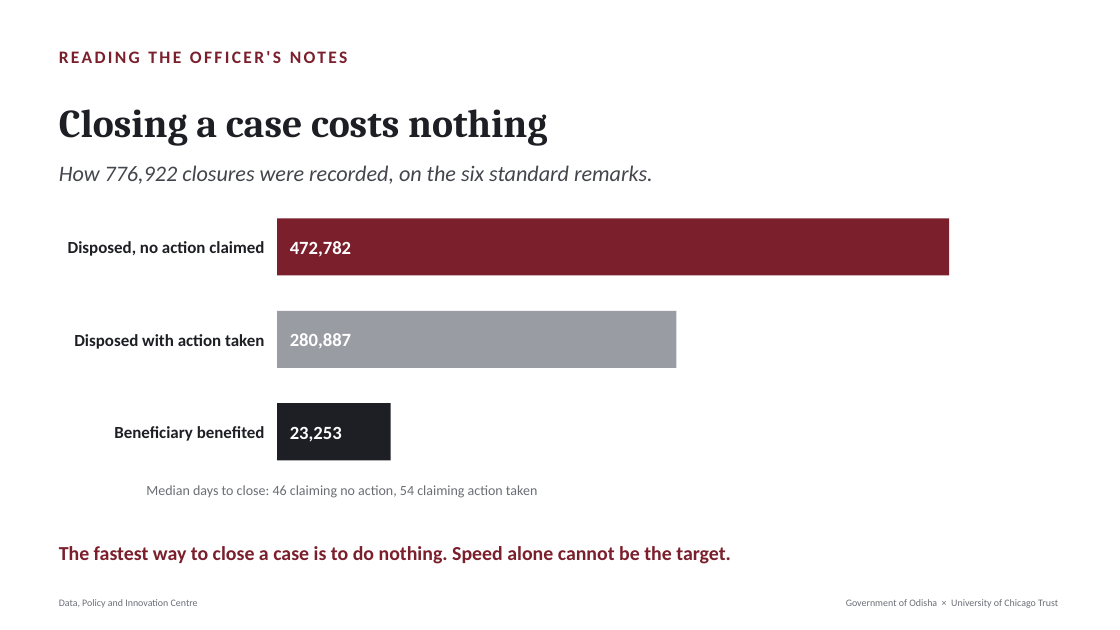
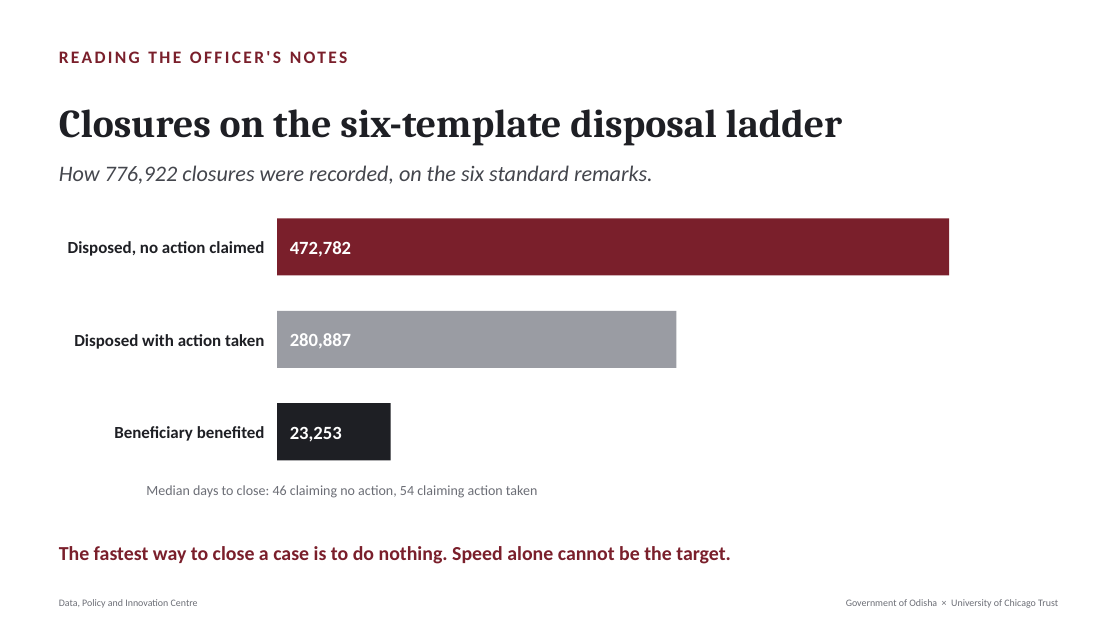
Before and after one commit to Data-Policy-and-Innovation-Centre/janasunani, a slide deck: slide 6 of docs/presentations/2026-08-24-timing-quality/Janasunani_2.0_Timing_and_Quality.pptx. Drawn at 1120x630 pixels with LibreOffice and Linux fonts; fonts in the diff are those of the drawing. Boxes give left, top, right and bottom in pixels: in the first picture for what was removed or moved away, otherwise in the second. Text is boxed around its words. In the diff, an @@ line names an element or a change of style, - is before the commit and + after.

```diff
--- a/docs/presentations/2026-08-24-timing-quality/Janasunani_2.0_Timing_and_Quality.pptx
+++ b/docs/presentations/2026-08-24-timing-quality/Janasunani_2.0_Timing_and_Quality.pptx
@@ text at [59,109,843,146]: text changed @@
-Closing a case costs nothing
+Closures on the six-template disposal ladder
```
Also in this commit, not shown: 7 other slides changed, 4 other files.
